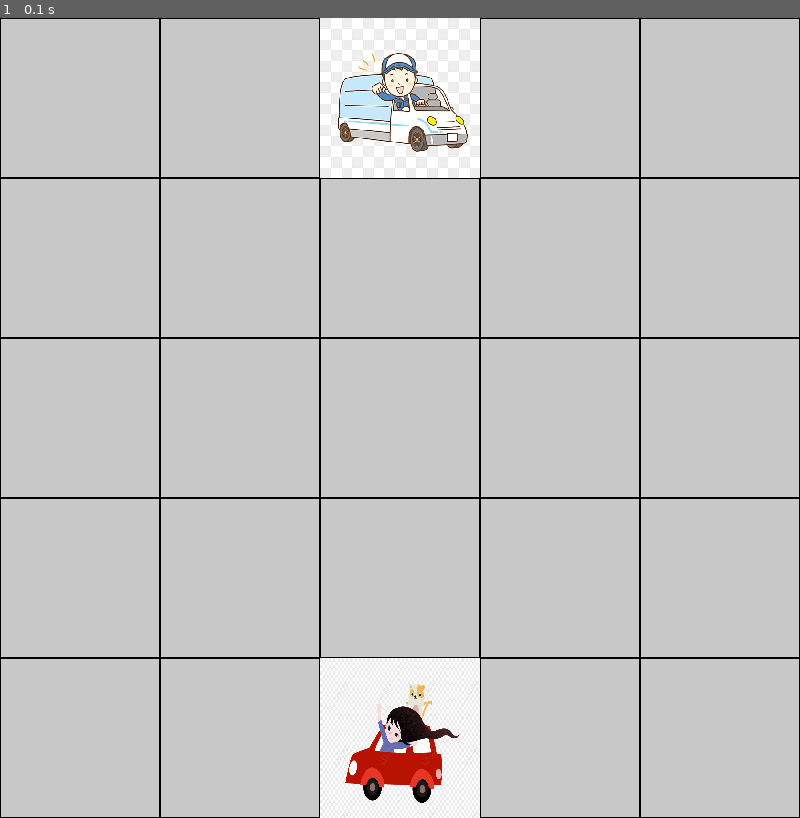
Above: before the commit, frame 1.
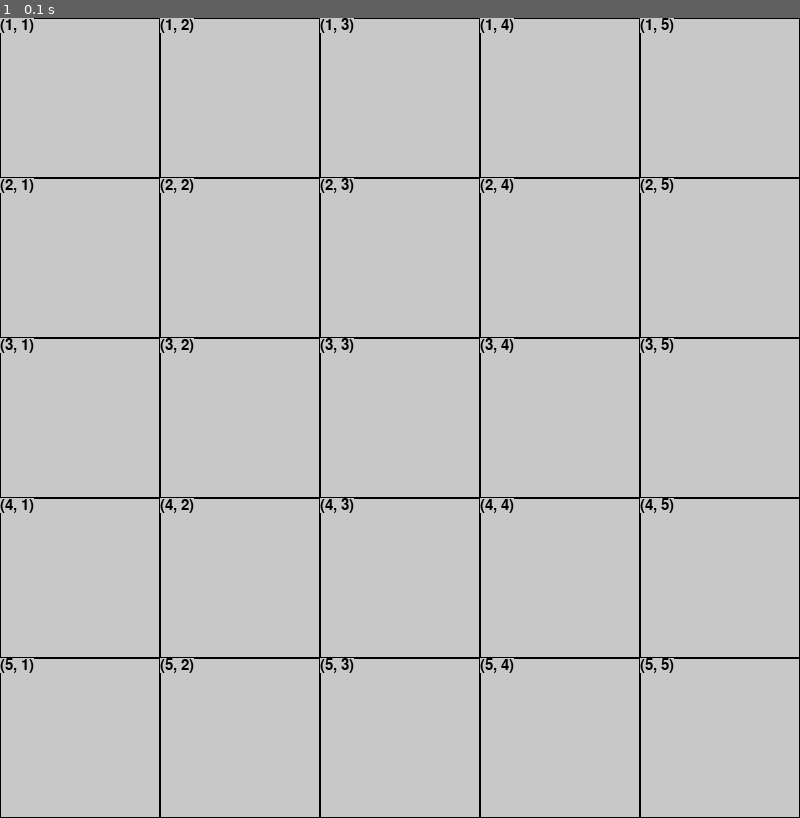
Above: after the commit, the same moment.

Repository: IMainHibana/AI-Group-Project
Game: pygame game, started from Project/main.py
The game is run twice, just before and just after one commit, with the same random seed, the same clock (stepped at 60 frames per second) and the same inputs.
Inputs:
- Up to frame 1 (0.1 s): no input

The runs differ from the first frame. In frame 1, 8.7% of the frame differs, in the area x 0-85%, y 0-100%.

Commit message:
updating pygame

Diff:
--- a/Project/pyGame.py
+++ b/Project/pyGame.py
@@ -1,10 +1,19 @@
 import pygame
 import sys
+import numpy as np
 
 BLACK = (0, 0, 0)
 WHITE = (200, 200, 200)
 WINDOW_HEIGHT = 800
 WINDOW_WIDTH = 800
+ROWS = 5   #ROWS IN WORLD
+COLS = 5 #COLUMNS IN WORLD
+
+# our grid as a 2d array
+grid = np.zeros((ROWS, COLS), dtype='i,i')
+for i in range(0, ROWS):
+    for j in range(0, COLS):
+        grid[i][j] = (i+1, j+1)
 
 def pyGameGrid():
   global SCREEN, CLOCK
@@ -24,18 +33,25 @@
 
 
 def drawGrid():
-  blockSize = 160 #Set the size of the grid block
-  male = pygame.image.load('male.jpeg')
-  female = pygame.image.load('female.png')
-  IMG_SIZE = (160,160)
-  male_agent = pygame.transform.scale(male, IMG_SIZE)
-  female_agent = pygame.transform.scale(female, IMG_SIZE)
-
-  for x in range(0, WINDOW_WIDTH, blockSize):
-      for y in range(0, WINDOW_HEIGHT, blockSize):
-          rect = pygame.Rect(x, y, blockSize, blockSize)
-          pygame.draw.rect(SCREEN, BLACK, rect, 1)
-          if x == 320 and y == 0:
-              SCREEN.blit(male_agent, (x, y))
-          if x == 320 and y == 640:
-              SCREEN.blit(female_agent, (x, y))
+    blockSize = 160 #Set the size of the grid block
+    male = pygame.image.load('male.jpeg')
+    female = pygame.image.load('female.png')
+    IMG_SIZE = (160,160)
+    male_agent = pygame.transform.scale(male, IMG_SIZE)
+    female_agent = pygame.transform.scale(female, IMG_SIZE)
+    number_font = pygame.font.SysFont(None, 22)  # Default font, Size 16
+    number_image = number_font.render("8", True, BLACK, WHITE)  # Number 8
+    row,col = 0, 0
+    for x in range(0, WINDOW_WIDTH, blockSize):
+        for y in range(0, WINDOW_HEIGHT, blockSize):
+            number_text = str(grid[row][col])
+            rect = pygame.Rect(x, y, blockSize, blockSize)
+            pygame.draw.rect(SCREEN, BLACK, rect, 1)
+            # make the number from grid[row][col] into an image
+            number_image = number_font.render(number_text, True, BLACK, WHITE)
+            SCREEN.blit(number_image, (x,y))
+            if row == 4:
+                row = 0
+            else:
+                row += 1
+        col += 1
